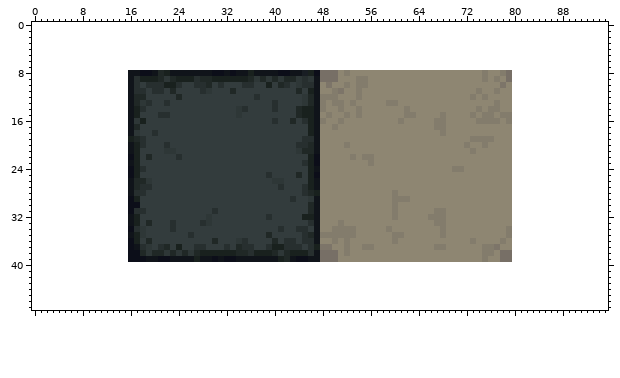
Sprite sheet -- src/assets/tileset.png. The first picture shows the starting point.
The file is 64x32 pixels. Colours within 5 levels of each other are drawn and written as one. The old version is drawn lined up with the new one, on the new canvas.
After:
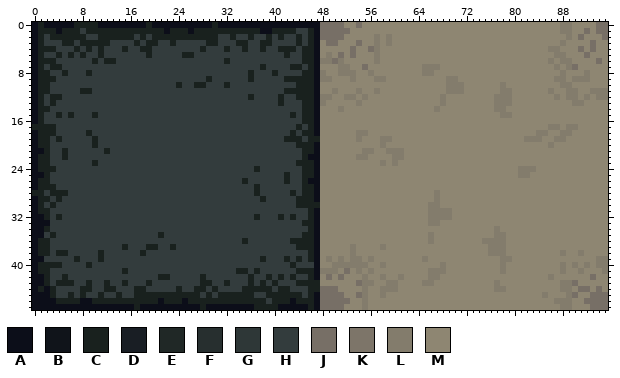
Palette (. is transparent): A #0c0e19  B #10141a  C #19211e  D #191e24  E #202826  F #272f2f  G #2e3737  H #333c3d  J #776f66  K #7d7569  L #837c6c  M #8e8672
Author's note on the commit: resize grid tiles
The edit:
canvas 64x32 -> 96x48, the old top-left corner now at 16,8
Changed rows in their new state; - is an unchanged pixel.
first column x 0:
 0 ACAAAAACCCCAAAAAAAACAAAAAAAAAACAAAAAAAAAAAAAAAAAJJJJMMJMMMMMMMMMMMMMMMMMMMMMMMMMMMMMMMMMLLMMMMJJ
 1 ACCCACCCHCCCCCCCCCCCCCACCCACCCCCCCCCCCAACCCCHHCAJJJJJMMMMMMMMMMMMMMMMMMMMMMMMMMMMMMMMMMMLLMMJMJJ
 2 ACHCCCCCCHHCCCCCCHCHCCCCCCCCCCCHHCHHCHHCHCHHCHCAJJJJMMMMMLMLMMMMMMMMMMMMMMMMMMMMMMMMMMMMMLMJMMMJ
 3 ACHHHCCHCCCCCHHHHCHCCHHCHHHHHCCHHHCCHHCCHHHHCHCAMJJMMMJMMLMLMMMMMMMMMMMMMMMMMMMMMMMMMMMMLMMMMJMM
 4 ACCCHHHCHCHCHHHCHHCCHHHHHHHHCHHHCHHCHHCHHCCCHCCAMMMMMJMMJLMMMMMMMMMMMMMMMMMMMMMMMMMMMMLLMMMJMJMM
 5 ACHHCHCHCHHCHHHHHHHCHHHHHCCHHHHHHHHHHHHHHHCHHCCAMLMJMJMMMLMMMMMMMMMMMMMMMMMMMMMMMMMMMMMLLMMMJMMM
 6 ACCCHHHHHHCHCCHHHHHHHHHHHHHHHHHHCHHHHHHHHHHHHCCALLJLMMMMMLMMMMMMMMMMMMMMMMMMMMMMMMMMMMLMLLMMMMJM
 7 ACHCCHHHHHHHHHHHHHHHHHHHHHHHHHHHHHHHHHCHHHHCCHCAMMMLLMMJMMMMMMMMMLLLMMMMMMMMMMMMMMMMMMMLMLJMMMMM
 8 ACCHHCHHHCHHHHHHHHHHHHHHHHHHHHHHHHHH-HHHCHHHHC--LMML-L--L--------LL--------M--MMMMMMMMMMLMMMLMMM
 9 ACCCHHHHHHHHHHHHHHHHHHHHHHHHHCHHHHHHCHHHHHCCCCCALLM--LMM-LL----------LL----M-M-MMMMMMMMLLMLLLMMM
10 ACCHHHHHHHHHHHHHHH-HHHHHC--CCH-HC--HH--H-HH-CCCA-M--M-MM-------------LLL------L-MMMMMMMMLLMMMMMM
11 ACCHHHHHCCHHHHHHHHH-HH-H----HH---H--------CCCC-A---M-----L-----------LLL--M--MLLMMMMMMLMMLLMMLLL
12 ACHCCHHHHHHHHHHHHHH-----H-----------CH---C--CCCA--M-LLML------------L----M-M-LLLMMMMMMMLMLLMLMLL
13 ACHCHHHHHHHHHHHHHHHH--H-----------------HC---CCA--MM-ML----MM-------L---------LLMMMMMMMMMMLLMMMM
14 ACCHHHHHHHHHHHHHHHH---------------HH----H---H--AM-----M-------M----L------M-M-L-MMMMMMMMMMMMMMMM
15 ACHHCHCHHHCHHHHHHH---HH-----------H--------CH--A-M--M-M-------MM----M----M-MM---MMMMMMMMMMMMMMMM
16 ACHHHHHHHHHHHHHHHHH---------------------H--H-C-AM--M---------M-----MM-----MMMM-MMMMMMMMMMMMMMMMM
17 CCCCHHHHHHHHHHHHHH--------------------------C--A--M----------------MM-----------MMMMMMLLMLLMMMMM
18 ACCCHHHHHCHHHHHHHH--H----------------------C-C-A------LL------------M-----------MMMMLLMMLLMMMMMM
19 ACCHCHHHHHCHHHHHHHH-----------------------CCCHCC------L---LL-------------MMMM---MMLLLMMLLMMMMMMM
20 ACCHHHHHHHCHHHHHHHH---H---------------------CCCA----M-----L-------------M--M----MMMMMMLMMMMMMMMM
21 AACHHCHHHHHHCHHHHH----HH--------------------HCCA-------LL--LLL-----------M------MMMMMMMMMMMMMMMM
22 ACCHHCHHHHHHHHHHHH-H----H--------------------CA------ML-M---LL------------------MMMMMMMMMMMMMMMM
23 ACCHHHHHHHCHHHHHHH--------------------------CC----------M-L-L-------------------MMMMMMMMMMMMMMMM
24 ACCCHHHHHHHHHHHHHHH------------------C-------C-A----------------------MM--------MLLLMMMMMMMMMMMM
25 AACHHHHHHHHHHHHHHH---------------------H--C-HC----------------------------------MLLMMMMMMMMMMMMM
26 ACCHHHHHHHHHHHHHHHHH---------------C----HHC--CAA--------------------------------MMMMMMMMMMMMMMMM
27 ACCCHHHHHHHHHHHHHHHH-----------------C---H---C-A--------------------------------MMMMMMMMMMMMMMMM
28 CCHCCCHHHHHHHHHHHHH------------------C-----C-CCA------------M------L------------MMMMMMMMMMMMMMMM
29 ACCHCHHHHHHHHHHHHH--------------------C----HCCCA------------MMM----L------------MMMMMMMMMMMMMMMM
30 ACHCHHHHHHHHHHHHHH--------------------------CCCC------------M-----LL------------MMMMMMMMMMMMMMMM
31 ACCHHHHHHHHHHHHHHHH-----------H---------------CA------------M-----L--L----------MMMMMMMMMMMMMMMM
32 AACHCHHHHHHHHHHHHH-----------H-------C-H-C-C-H-A------------M--------L----------MMMMMMMMMMMMMMMM
33 AAAHHHHHHHHHHHHHHH-H---H----HH---------------CCA---M--------------L-M-----------MMMMMMMMMMMMMMMM
34 AACHHHHHHHHHHHHHHHH----H-----------------H--HHCA--MMMM-----M--------M--------L-MMMMMMMMMMMMMMMMM
35 AAHCHHHHHHHHHHHHHHH--C----H------------H-----CCAMMMMMM------MM----L-M--------LLMMMMMMMMMMMMMMMMM
36 ACCHHHHHHHHHHHHHHH-H----------H---HC----H-HCCCCA--M-M-------M-----L------M-LLL--MMMMMMMMMMMMMMMM
37 ACCHHHHHHHHHHHHCHHHCCHHCH--HH---H-HHH--HHHHHCCCAMM--ML-MM-L--------MM------M-LL-MMMMMMMMMMMMMMMM
38 ACCHCCHHHHHCHHHHHHCHHHHHHHHHHHHHHHHHHHHHHHHHHHCAMMM-ML---------------------M-LLMMMMMMMMMLMMLMMMM
39 AAHHHHHCHHHCHHHHHHHHHHHHHHHHHHHHHHHHHHCHHHCHCHCAMLML-LL-L--------L---------M--LLMMMMMMMMMMMMMMLL
40 ACCCCHHHHCHHHHHHHHHHHHHHHHHHHHHHHHHHHHHHHHHCHHHAMMLLLLLLMMLMMMMMMMMMLMMMMMMMMMLMMMMMMMMMLMLMLMLL
41 ACCHHHHHHHHHHHHCHHHHHHHHHHHHHHHHHHCCHCHHHHHHCCCALLLMJMLMLMMMMMMMMMLLLMMMMMMMMMLMMMMMMMMMLMMLMMML
42 AACHHCHHHHHHHHHHHHHHHCCHHHHHCHHHHHHHCHHCHCHCHHCAMJMJMMMLMMLMMLMMMMLLMMMMMMMMMMMMMMMMMMLMMMMMMJMM
43 AACHCCCHHCHHCHHCHHHCHHHHHHHHCCHHCHHHCHCHCHHHCCCCMMMMMMJLLMMLLMMMMLLMMMMMMMMMMLMMMMMMMMMMLLJMMMMM
44 ACACHHHHCCHHCCHHHCCHHHHHCHHCCHCHHHHCCCCCHCCHHHCCJJJMMMMLMMLLLMMMMMMMMMMMMMMMMLLMMMMMMMMMLLMJJMJM
45 AAACHHCHCHHCHHCHHCCCCCCCCCCCHCHCCCCCCHHCCCCCCHCAJJJJMMJLMMLMMMMMMMMMMMMMMMMMMMMMMMMMMLMMMLJMMJJJ
46 AAAACCCCAACCCCCCCCCCCACCCACCCCCCCCCCCCCHCCCACCCAJJJJJMMLMMMMMMMMMMMMMMMMMMMMMMMMMMMMMMMLLLMMJJJJ
47 AAAAAAAAAAAAAAAAACAAAAAAAAAACAAAAAAAACCCCAAAAACAJJJJMMMLMMMMMMMMMMMMMMMMMMMMMMMMMMMMMMMMLLMMMJJJ
